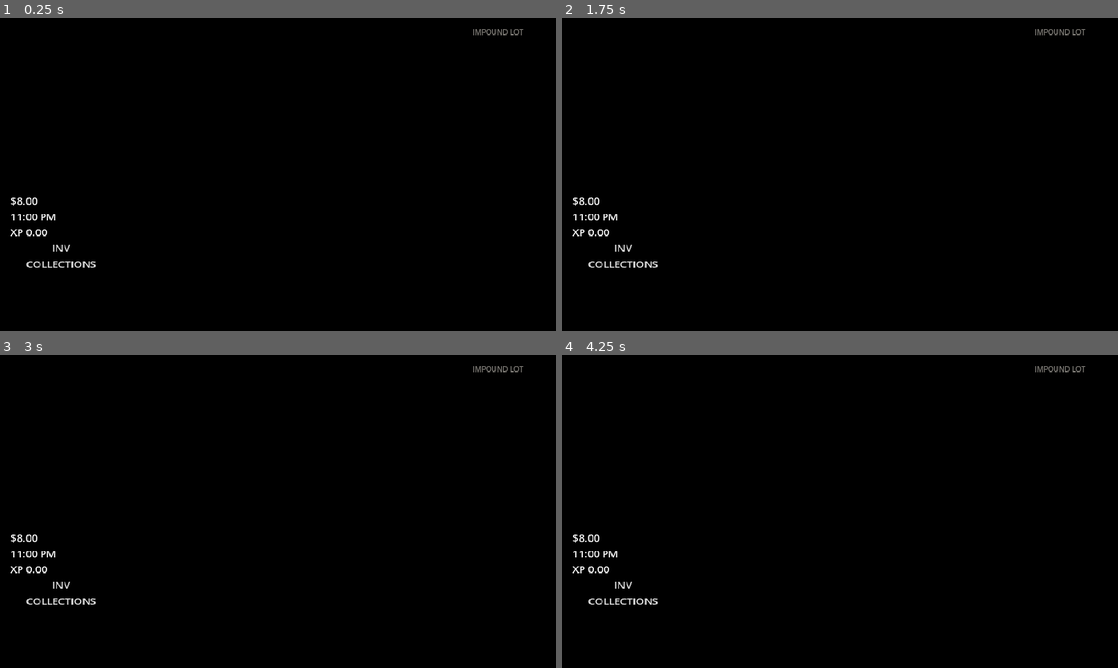
Above: before the commit, frames 1-4 (two rows, left to right).
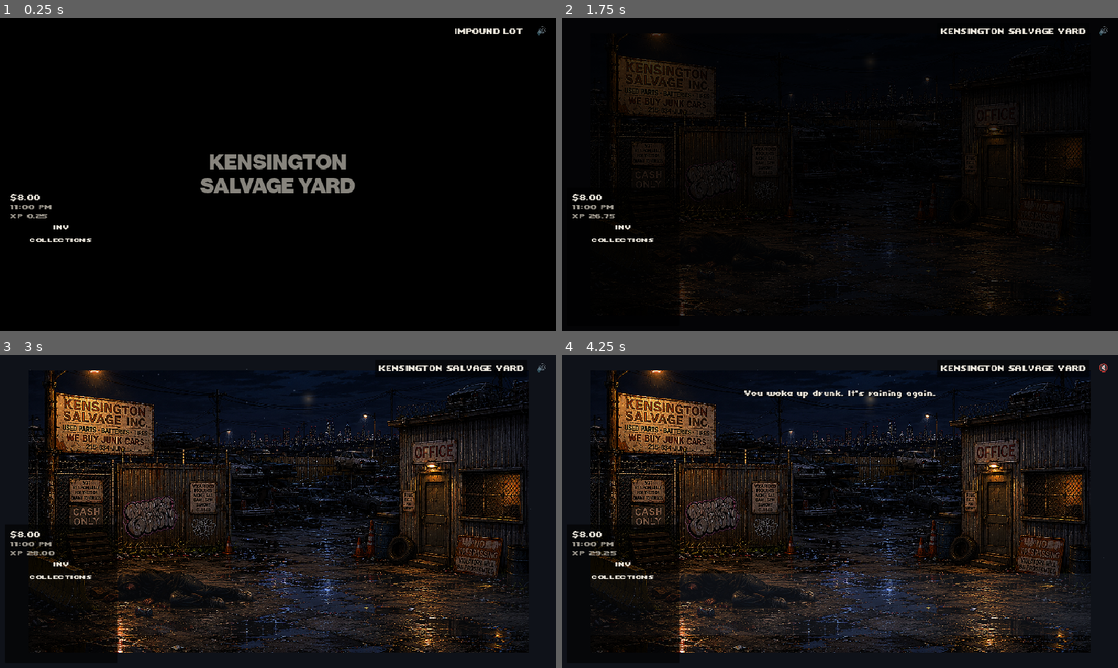
Above: after the commit, the same moments.

Repository: sneakycar/DOOMDANCE
Game: Godot game, scene res://scenes/game/main.tscn
Same seed, same stepped clock (60 frames per second), same inputs: the game is played once before the commit and once after it.
Inputs (mouse positions are in pixels of both pictures, inside the frame that each line leads up to):
- Up to frame 1 (0.25 s): no input
- Up to frame 2 (1.75 s): move the mouse to (962, 158) at 0.52 s; hold E (interact) 0.53-1.28 s; hold D (move_right) from 0.53 s (still down); click (962, 158) at 0.67 s; move the mouse to (728, 190) at 1.27 s; tap E (interact) at 1.35 s
- Up to frame 3 (3 s): move the mouse to (333, 442) at 2.02 s; release D (move_right) at 2.03 s; hold A (move_left) 2.03-2.78 s; hold E (interact) 2.03-2.78 s; move the mouse to (250, 574) at 2.77 s; hold D (move_right) from 2.78 s (still down); tap E (interact) at 2.85 s; click (250, 574) at 2.92 s
- Up to frame 4 (4.25 s): release D (move_right) at 3.5 s; click (1101, 367) at 3.5 s

The runs differ from the first frame. In frame 1, 2.7% of the frame differs, in the area x 1-99%, y 2-80%; in frame 2, 6.4%; in frame 3, 54%; in frame 4, 56%, in the area x 0-100%, y 0-100%.
Error before the commit: Parse Error: Cannot infer the type of "k" variable because the value doesn't have a set type. (res://scripts/game/doom_typography.gd:112)
Error after the commit: Cannot call method 'add_theme_font_override' on a null value. (res://scripts/game/doom_typography.gd:31)

Commit message:
fix: restore web build by fixing Godot 4.4.1 script compile errors
Add explicit types, fix day/night UTC helper, use CanvasItemMaterial for glow blend, register LampFlicker, and convert salvage yard day art to a valid PNG.

Co-authored-by: Cursor <cursoragent@cursor.com>

Diff:
--- a/scripts/game/day_night.gd
+++ b/scripts/game/day_night.gd
@@ -6,7 +6,7 @@
 
 func is_night() -> bool:
 	var now := Time.get_datetime_dict_from_system()
-	var minute_of_day := now.hour * 60 + now.minute
+	var minute_of_day: int = int(now.hour) * 60 + int(now.minute)
 	var sun := sunrise_sunset_minutes(now.year, now.month, now.day)
 	return minute_of_day >= sun.sunset or minute_of_day < sun.sunrise
 
@@ -51,10 +51,13 @@
 	return minutes
 
 func _utc_offset_hours() -> float:
+	var local := Time.get_datetime_dict_from_system()
 	var unix := Time.get_unix_time_from_system()
-	var utc := Time.get_datetime_dict_from_unix_time(unix, true)
-	var local := Time.get_datetime_dict_from_system()
-	return float(local.hour - utc.hour) + float(local.minute - utc.minute) / 60.0
+	var utc := Time.get_datetime_dict_from_unix_time(unix)
+	var local_minutes: int = int(local.hour) * 60 + int(local.minute)
+	var utc_minutes: int = int(utc.hour) * 60 + int(utc.minute)
+	var day_diff: int = int(local.day) - int(utc.day)
+	return float(local_minutes - utc_minutes + day_diff * 1440) / 60.0
 
 func _julian_day(year: int, month: int, day: int) -> float:
 	var y := year
--- a/scripts/game/doom_typography.gd
+++ b/scripts/game/doom_typography.gd
@@ -109,7 +109,7 @@
 		var whole_k := int(round(value / 1000.0))
 		if is_equal_approx(value, float(whole_k * 1000)):
 			return "XP %dk" % whole_k
-	var k := round(value / 100.0) / 10.0
+	var k: float = round(value / 100.0) / 10.0
 	if is_equal_approx(k, floor(k)):
 		return "XP %dk" % int(k)
 	return "XP %.1fk" % k
--- a/scripts/game/game_state.gd
+++ b/scripts/game/game_state.gd
@@ -109,7 +109,7 @@
 	_save()
 
 func mark_screen_visited(screen_id: String) -> void:
-	var first_visit := not screens_visited.get(screen_id, false)
+	var first_visit: bool = not bool(screens_visited.get(screen_id, false))
 	screens_visited[screen_id] = true
 	if first_visit:
 		award_xp(25.0)
--- a/scripts/game/lamp_flicker.gd
+++ b/scripts/game/lamp_flicker.gd
@@ -1,4 +1,5 @@
 extends Control
+class_name LampFlicker
 ## Soft sodium glow — radial falloff, buzz, brownout. No hard edges.
 
 enum Kind { STREET, BULB, WINDOW }
@@ -33,7 +34,9 @@
 
 func _ready() -> void:
 	mouse_filter = Control.MOUSE_FILTER_IGNORE
-	blend_mode = CanvasItem.BLEND_MODE_ADD
+	var mat := CanvasItemMaterial.new()
+	mat.blend_mode = CanvasItemMaterial.BLEND_MODE_ADD
+	material = mat
 	set_process(true)
 	_buzz_step()
 
--- a/scripts/game/location_screen.gd
+++ b/scripts/game/location_screen.gd
@@ -64,7 +64,7 @@
 
 func _process(_delta: float) -> void:
 	var now := Time.get_datetime_dict_from_system()
-	var minute_key := now.hour * 60 + now.minute
+	var minute_key: int = int(now.hour) * 60 + int(now.minute)
 	if minute_key != _last_minute_check:
 		_last_minute_check = minute_key
 		var night := DayNight.is_night()
--- a/scripts/game/neon_flicker.gd
+++ b/scripts/game/neon_flicker.gd
@@ -9,7 +9,9 @@
 
 func _ready() -> void:
 	mouse_filter = Control.MOUSE_FILTER_IGNORE
-	blend_mode = CanvasItem.BLEND_MODE_ADD
+	var mat := CanvasItemMaterial.new()
+	mat.blend_mode = CanvasItemMaterial.BLEND_MODE_ADD
+	material = mat
 	set_process(true)
 	_gentle_step()
 
@@ -41,7 +43,7 @@
 	tween.finished.connect(_gentle_step)
 
 func _draw() -> void:
-	var tex := LampFlicker.glow_texture()
+	var tex: ImageTexture = LampFlicker.glow_texture()
 	var strength := clampf(_intensity + _hum, 0.0, 1.1)
 	var hot := base_color
 	hot.r = clampf(hot.r + _hum * 1.8, 0.0, 1.0)
Binary file changed: generated images/kensington salvage yard day.png
Not shown, added: generated images/kensington salvage yard day.png.import
Not shown, changed: public/index.html
Not shown, changed: public/index.pck
